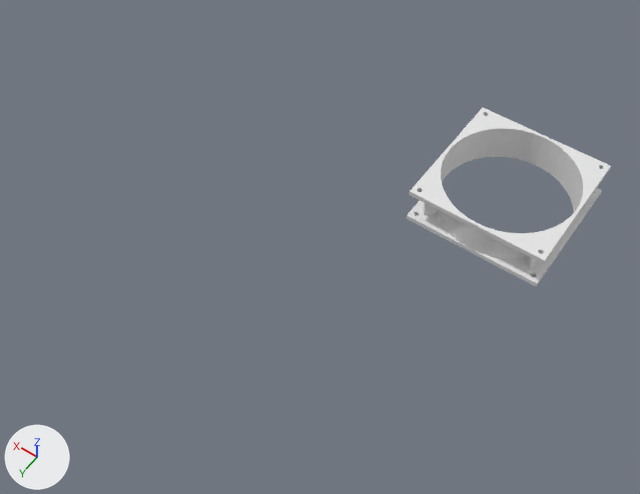
Renders of the Blender file airflow-tubes/airflow_tubes_v0_2.blend from each side of a commit.
Before and after are seen from a camera (50 mm lens) standing at (-0.114, 0.639, 0.664) and looking at (0.192, 0.212, -0.009). Every picture has the same lights, and +X, +Y and +Z are marked at lower left.

Script lines for the objects in view, before the commit:
```python
me_cube_005 = bpy.data.meshes.new('Cube.005')
me_cube_005.from_pydata(...)  # 968 vertices, 536 faces; spans x -39.6..39.6, y -15.2..15.2, z -1.4..1.3
ob_cube_002 = bpy.data.objects.new('Cube.002', me_cube_005)
ob_cube_002.location = (0.07, 0.07, 0.0206)
ob_cube_002.rotation_euler = (0.0, 0.0, 3.927)  # degrees (0, 0, 225)
ob_cube_002.scale = (0.0025, 0.0065, 0.015)
```
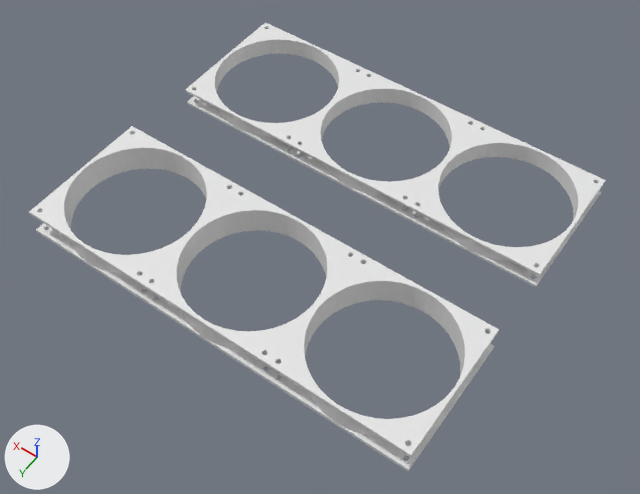
Boxes [x1, y1, x2, y2] around the edits, measured in the pictures (640 x 494 px):
'Cube.004', added
    after: [29, 126, 499, 471]
'Cube.002', moved, rescaled (8% shorter)
    before: [406, 107, 611, 287]
    after: [406, 122, 606, 287]
'Cube.001', added
    after: [290, 70, 479, 219]
'Cube.003', added
    after: [185, 22, 367, 158]

What changed in the scene script:
```text
Add me_cube_003:
    me_cube_003.from_pydata(...)  # 2904 vertices, 1608 faces; spans x -79.0..79.0, y -30.0..30.0, z -1.0..1.0
Change ob_cube_002:
    ob_cube_002.location: (0.07, 0.07, 0.0206) -> (0.07, 0.07, 0.01)
    ob_cube_002.scale: (0.0025, 0.0065, 0.015) -> (0.0025, 0.0065, 0.0075)
Add ob_cube_004:
    ob_cube_004 = bpy.data.objects.new('Cube.004', me_cube_003)
    ob_cube_004.location = (0.21, 0.29, 0.015)
    ob_cube_004.rotation_euler = (0.0, 0.0, 3.927)  # degrees (0, 0, 225)
    ob_cube_004.scale = (0.0025, 0.0065, 0.0112)
Add ob_cube_003:
    ob_cube_003 = bpy.data.objects.new('Cube.003', me_cube_005.copy())  # the mesh of ob_cube_002
    ob_cube_003.location = (0.35, 0.07, 0.01)
    ob_cube_003.rotation_euler = (0.0, 0.0, 3.927)  # degrees (0, 0, 225)
    ob_cube_003.scale = (0.0025, 0.0065, 0.0075)
Add ob_cube_001:
    ob_cube_001 = bpy.data.objects.new('Cube.001', me_cube_005.copy())  # the mesh of ob_cube_002
    ob_cube_001.location = (0.21, 0.07, 0.01)
    ob_cube_001.rotation_euler = (0.0, 0.0, 3.927)  # degrees (0, 0, 225)
    ob_cube_001.scale = (0.0025, 0.0065, 0.0075)
```
